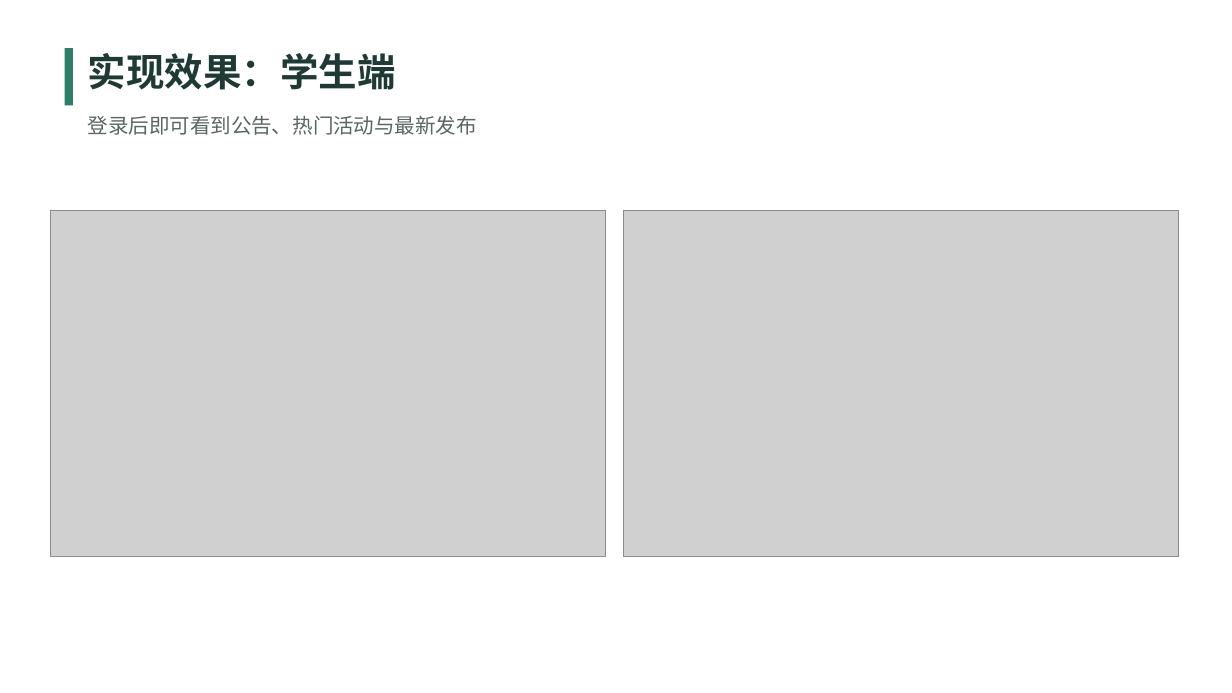
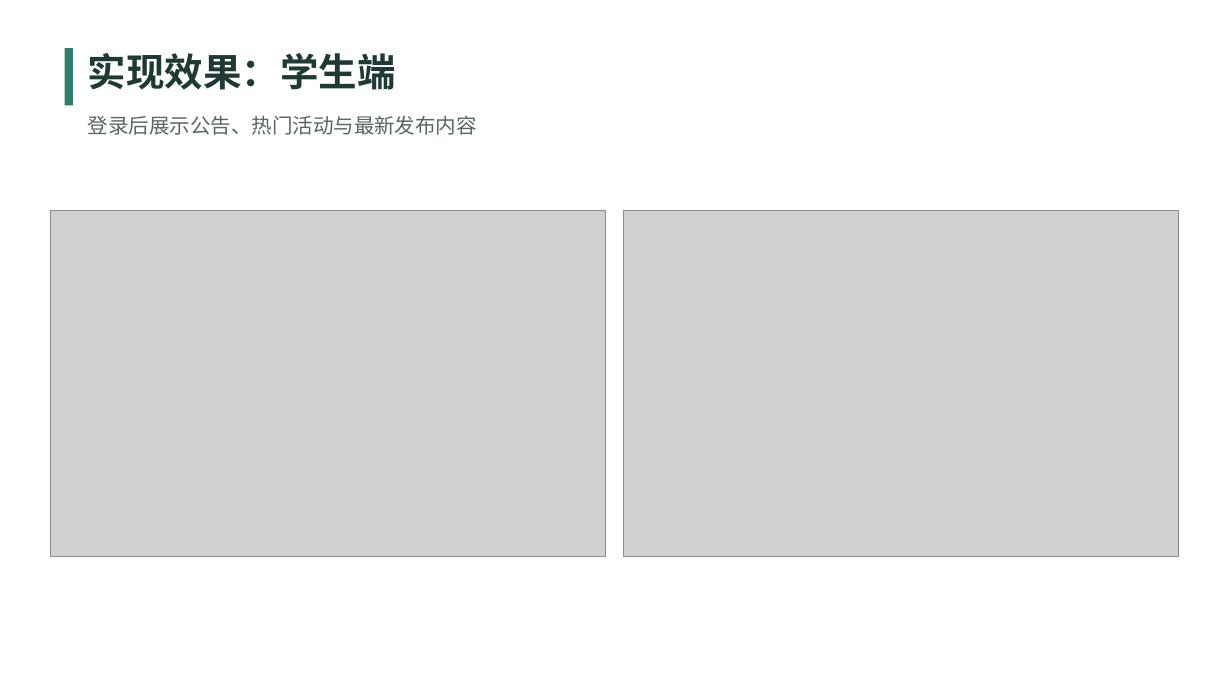
Before and after one commit to tkRRRRRR/Campus-Event-Management-System, a slide deck: slide 10 of doc/答辩PPT.pptx. Drawn at 1232x693 pixels with LibreOffice and Linux fonts; fonts in the diff are those of the drawing; grey boxes stand for pictures. Boxes give left, top, right and bottom in pixels: in the first picture for what was removed or moved away, otherwise in the second. Text is boxed around its words. In the diff, an @@ line names an element or a change of style, - is before the commit and + after.

```diff
--- a/doc/答辩PPT.pptx
+++ b/doc/答辩PPT.pptx
@@ text at (88, 115, 477, 135): text changed @@
-登录后即可看到公告、热门活动与最新发布
+登录后展示公告、热门活动与最新发布内容
```
Also in this commit, not shown: 10 other slides changed, 27 other files.
